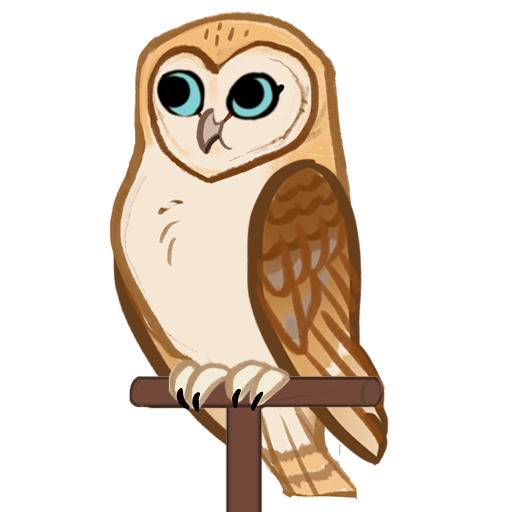
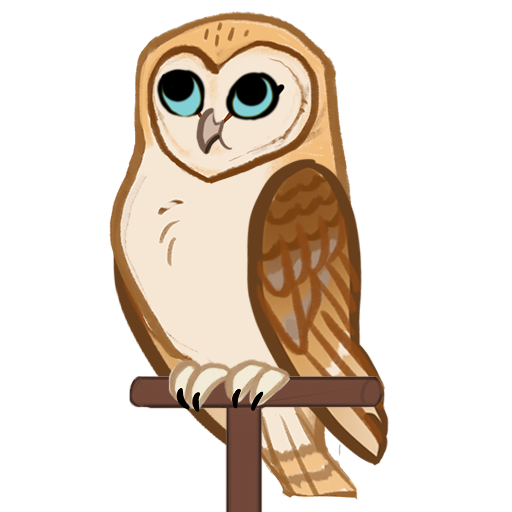
Layered file, before and after one edit (512 × 512). Changes by layer:
painted on "pupils" over (156, 68, 269, 110)
